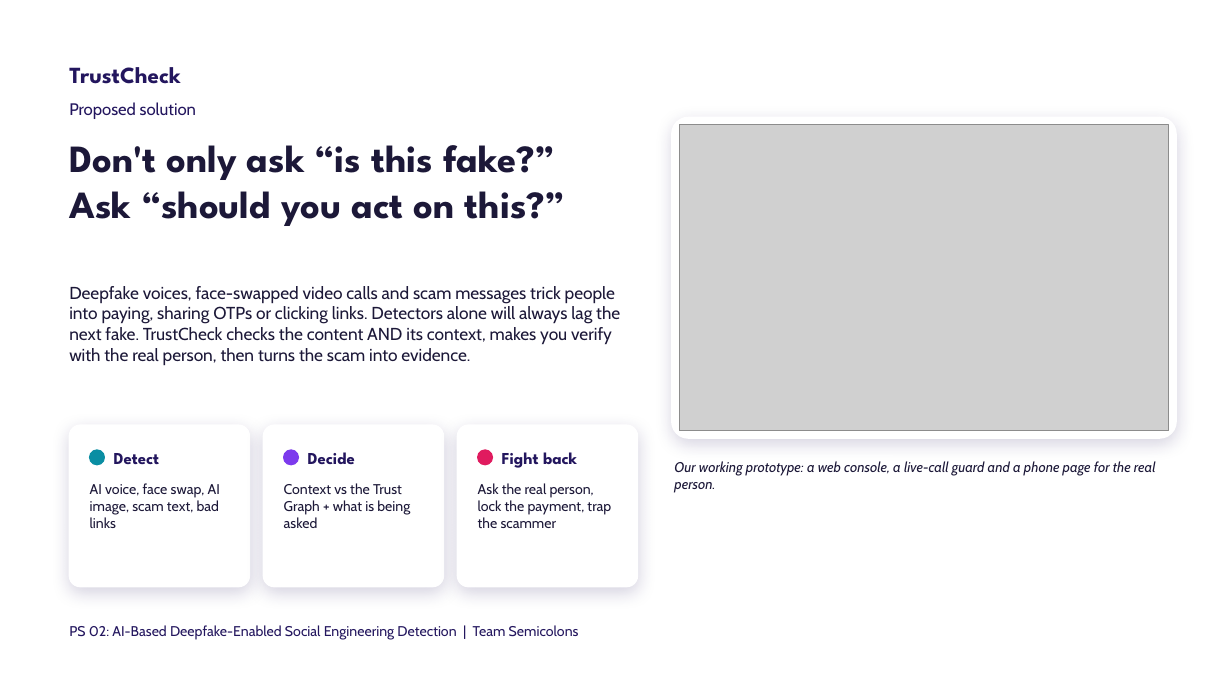
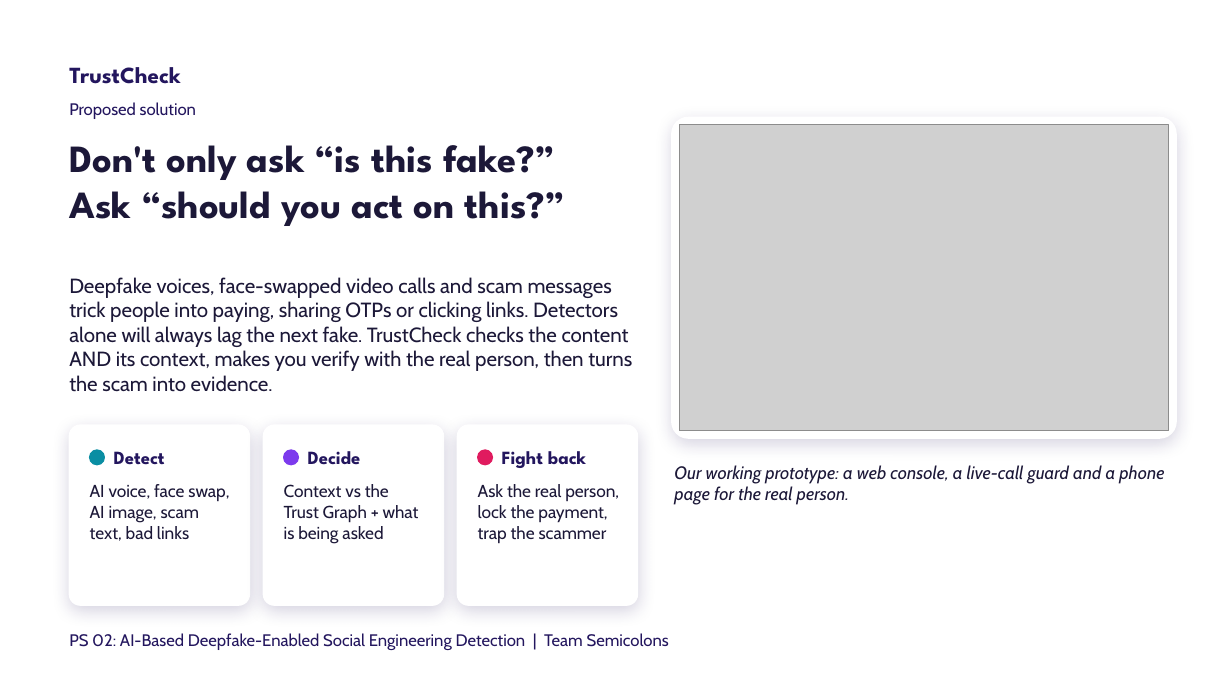
Before and after one commit to D3C0Y-1-0/Semicolons_D3C0Y_DhruvPatel, a slide deck: slide 1 of docs/TrustCheck_elimination.pptx. Drawn at 1232x693 pixels with LibreOffice and Linux fonts; fonts in the diff are those of the drawing; grey boxes stand for pictures; background and template pictures are left out. Boxes give left, top, right and bottom in pixels: in the first picture for what was removed or moved away, otherwise in the second. Text is boxed around its words. In the diff, an @@ line names an element or a change of style, - is before the commit and + after.

```diff
--- a/docs/TrustCheck_elimination.pptx
+++ b/docs/TrustCheck_elimination.pptx
@@ text "Deepfake voices, face-swapped video calls ...": place and size @@
-text "Deepfake voices, face-swapped video calls ..." at bbox=[69, 286, 620, 366]
+text "Deepfake voices, face-swapped video calls ..." at bbox=[69, 277, 632, 392]
@@ text "Deepfake voices, face-swapped video calls ..." at bbox=[69, 277, 632, 392]: size 13.5 to 16 pt @@
@@ rounded rectangle: place and size @@
-rounded rectangle at bbox=[69, 425, 250, 587]
+rounded rectangle at bbox=[69, 425, 250, 605]
@@ rounded rectangle: place and size @@
-rounded rectangle at bbox=[263, 425, 444, 587]
+rounded rectangle at bbox=[263, 425, 444, 605]
@@ proportions changed in 3 elements at bbox=[69, 425, 250, 605], bbox=[263, 425, 444, 605], bbox=[457, 425, 638, 605] @@
@@ rounded rectangle: place and size @@
-rounded rectangle at bbox=[457, 425, 638, 587]
+rounded rectangle at bbox=[457, 425, 638, 605]
@@ size 13 to 14.5 pt in 3 elements at bbox=[114, 451, 165, 465], bbox=[308, 451, 361, 465], bbox=[502, 451, 586, 468] @@
@@ text "Our working prototype: a web ..." at bbox=[674, 465, 1164, 505]: size 11 to 14 pt @@
@@ size 11 to 13.5 pt in 3 elements at bbox=[90, 484, 229, 541], bbox=[284, 484, 419, 544], bbox=[478, 484, 619, 544] @@
@@ text "PS 02: AI-Based Deepfake-Enabled Social ...": place and size @@
-text "PS 02: AI-Based Deepfake-Enabled Social ..." at bbox=[69, 625, 579, 640]
+text "PS 02: AI-Based Deepfake-Enabled Social ..." at bbox=[69, 633, 669, 650]
@@ text "PS 02: AI-Based Deepfake-Enabled Social ..." at bbox=[69, 633, 669, 650]: size 11 to 13 pt @@
```
Also in this commit, not shown: 5 other slides changed, 1 slide added.
